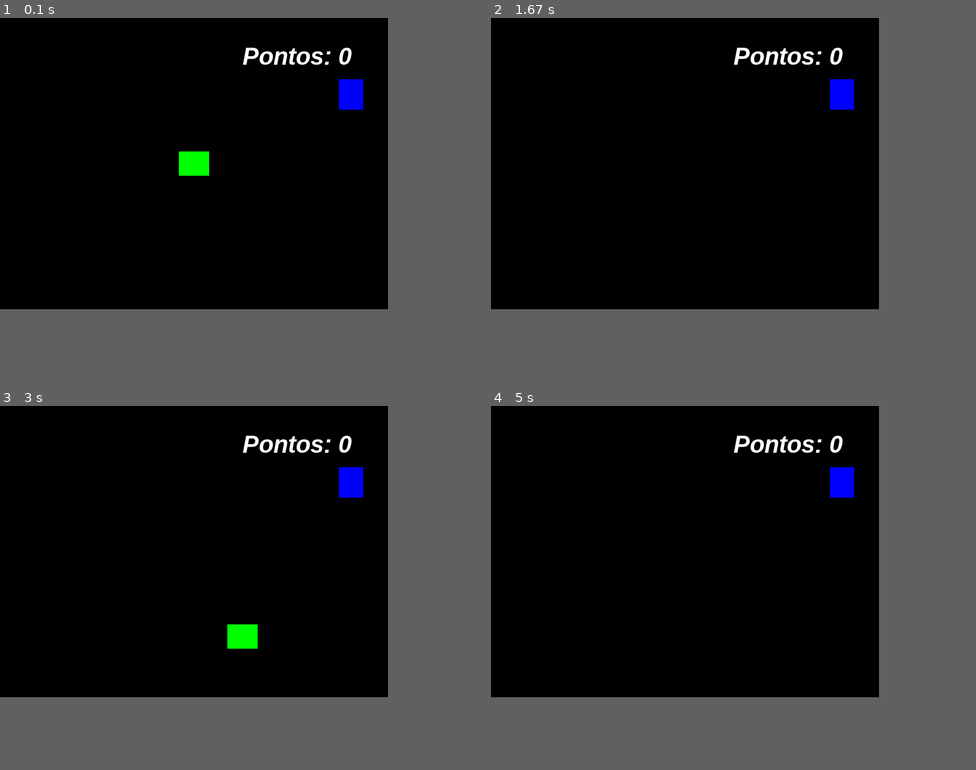
Above: before the commit, frames 1-4 (two rows, left to right).
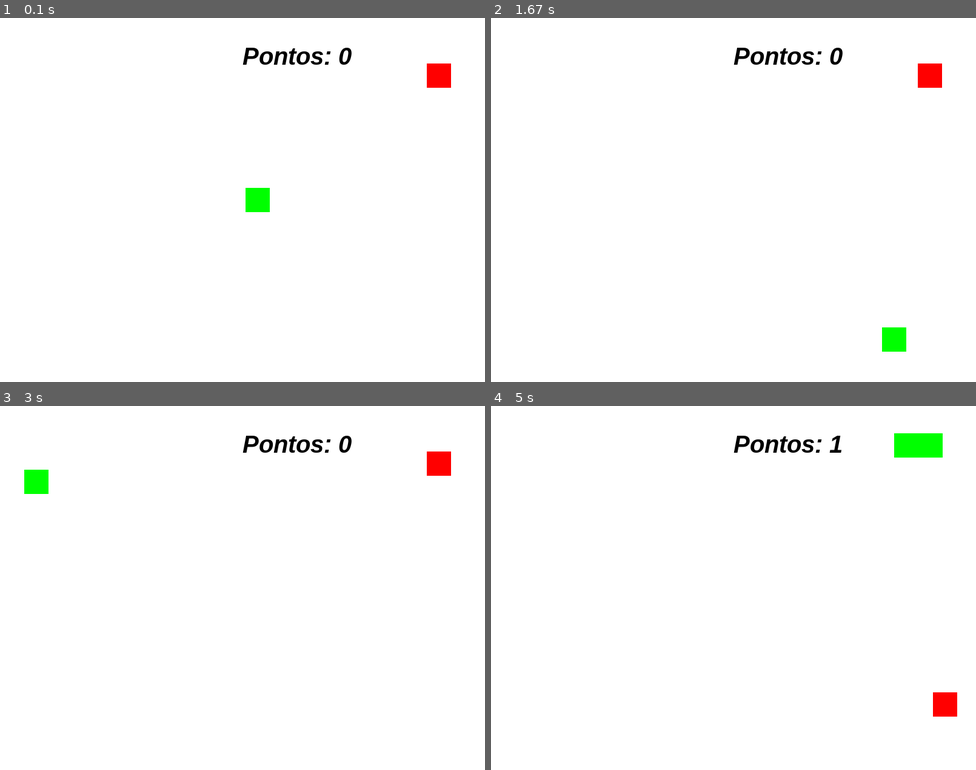
Above: after the commit, the same moments.

Repository: IvanMeirellesGit/Pygame
Game: pygame game, started from game.py
Same seed, same stepped clock (60 frames per second), same inputs: the game is played once before the commit and once after it.
Inputs:
- Up to frame 1 (0.1 s): no input
- Up to frame 2 (1.67 s): hold A 0.33-0.87 s; hold S 0.9-1.2 s
- Up to frame 3 (3 s): hold W 1.67-2.03 s; hold D 2.07-2.7 s; hold S from 2.73 s (still down)
- Up to frame 4 (5 s): release S at 3.1 s; hold A 3.13-3.6 s; hold D 3.63-4.1 s; hold W 4.13-4.43 s; hold D 4.47-4.93 s; hold A from 4.97 s (still down)
In our replay, the window is 640x480 before the commit and 800x600 after it. These sizes can differ from the game's own. Grey fills any space a smaller window leaves; there, only what the larger window draws over its background counts as a difference.

The runs differ from the first frame. In frame 1, 64% of the frame differs, in the area x 0-93%, y 0-80%; in frame 2, 65%; in frame 3, 64%; in frame 4, 65%, in the area x 0-97%, y 0-86%.

Commit message:
Update game.py

Diff:
--- a/game.py
+++ b/game.py
@@ -5,14 +5,27 @@
 
 pygame.init()
 
-largura = 640
-altura = 480
+pygame.mixer.music.set_volume(0.85)
+pygame.mixer.music.load('assets/music/BoxCat Games - CPU Talk.mp3')
+pygame.mixer.music.play(-1)
+barulho_colisao = pygame.mixer.Sound('assets/music/smw_coin.wav')
+barulho_colisao.set_volume(1)
+
+largura = 800
+altura = 600
+
 altura_objeto = 40
-largura_objeto = 50
-x = largura / 2 - largura_objeto / 2
-y = altura / 2 - altura_objeto / 2
-x_azul = randint(40, 600)
-y_azul = randint(50, 430)
+largura_objeto = 40
+
+x_cobra = largura / 2 - largura_objeto / 2
+y_cobra = altura / 2 - altura_objeto / 2
+
+x_controle = 5
+y_controle = 0
+velocidade = 5
+
+x_maca = randint(0, largura - 40)
+y_maca = randint(0, altura - 40)
 
 tela = pygame.display.set_mode((largura, altura), HWSURFACE | DOUBLEBUF)
 fonte = pygame.font.SysFont('arial', 40, True, True)
@@ -20,42 +33,129 @@
 pygame.display.set_caption('Game Test')
 clock = pygame.time.Clock()
 
+lista_cobra = []
+comprimento_inicial = 0
+
+morreu = False
+
+def aumenta_cobra(lista_cobra):
+    for XeY in lista_cobra:
+        #XeY = [x , y]
+        #XeY[0] = x
+        #XeY[1] = y
+
+        pygame.draw.rect(tela, (0,255,0), (XeY[0], XeY[1], altura_objeto, largura_objeto))
+
+def reiniciar_jogo():
+    global pontos,\
+        comprimento_inicial,\
+        x_cobra,\
+        y_cobra,\
+        x_maca,\
+        y_maca,\
+        lista_cobra,\
+        lista_cabeca,\
+        morreu
+    pontos = 0
+    comprimento_inicial = 0
+    x_cobra = largura / 2 - largura_objeto / 2
+    y_cobra = altura / 2 - altura_objeto / 2
+    x_maca = randint(40, largura - 40)
+    y_maca = randint(50, altura - 40)
+    lista_cobra = []
+    lista_cabeca = []
+    morreu = False
+
+
+
 while True:
-    clock.tick(40)
-    tela.fill((0, 0, 0))
+    clock.tick(60)
+    tela.fill((255, 255, 255))
     mensagem = f'Pontos: {pontos}'
-    texto_formatado = fonte.render(mensagem, True, (255,255,255))
+    texto_formatado = fonte.render(mensagem, True, (0, 0, 0))
 
     for event in pygame.event.get():
-        if event.type == pygame.QUIT:
+        if event.type == QUIT:
             pygame.quit()
             exit()
-        '''
         if event.type == KEYDOWN:
             if event.key == K_a:
-                x = x - 20
+                if x_controle == velocidade:
+                    pass
+                else:
+                    x_controle = -velocidade
+                    y_controle = 0
             if event.key == K_d:
-                x = x + 20
+                if x_controle == -velocidade:
+                    pass
+                else:
+                    x_controle = velocidade
+                    y_controle = 0
             if event.key == K_w:
-                y = y - 20
+                if y_controle == velocidade:
+                    pass
+                else:
+                    y_controle = -velocidade
+                    x_controle = 0
             if event.key == K_s:
-                y = y + 20
-        '''
-    if pygame.key.get_pressed()[K_a]:
-        x = x - 20
-    if pygame.key.get_pressed()[K_d]:
-        x = x + 20
-    if pygame.key.get_pressed()[K_w]:
-        y = y - 20
-    if pygame.key.get_pressed()[K_s]:
-        y = y + 20
+                if y_controle == -velocidade:
+                    pass
+                else:
+                    y_controle = velocidade
+                    x_controle = 0
 
-    ret_verde = pygame.draw.rect(tela, (0, 255, 0), (x, y, largura_objeto, altura_objeto))
-    ret_azul = pygame.draw.rect(tela, (0, 0, 255), (x_azul, y_azul, 40, 50))
+    x_cobra = x_cobra + x_controle
+    y_cobra = y_cobra + y_controle
 
-    if ret_verde.colliderect(ret_azul):
-        x_azul = randint(40, 600)
-        y_azul = randint(50, 430)
+    cobra = pygame.draw.rect(tela, (0, 255, 0), (x_cobra, y_cobra, largura_objeto, altura_objeto))
+    maca = pygame.draw.rect(tela, (255, 0, 0), (x_maca, y_maca, largura_objeto, altura_objeto))
+
+    if cobra.colliderect(maca):
+        x_maca = randint(40, largura - 40)
+        y_maca = randint(50, altura - 40)
         pontos = pontos + 1
+        barulho_colisao.play()
+        comprimento_inicial = comprimento_inicial + 10
+
+    lista_cabeca = []
+    lista_cabeca.append(x_cobra)
+    lista_cabeca.append(y_cobra)
+    lista_cobra.append(lista_cabeca)
+
+    if lista_cobra.count(lista_cabeca) > 1:
+        fonte2 = pygame.font.SysFont('arial', 20, True)
+        mensagem = 'Game over! Pressione a tecla: R para jogar novamente'
+        texto_formatado = fonte2.render(mensagem,True, (0,0,0))
+        ret_texto = texto_formatado.get_rect()
+
+        morreu = True
+        while morreu:
+            tela.fill((255,255,255))
+            for event in pygame.event.get():
+                if event.type == QUIT:
+                    pygame.quit()
+                    exit()
+                if event.type == KEYDOWN:
+                    if event.key == K_r:
+                        reiniciar_jogo()
+
+            ret_texto.center = (largura//2, altura//2)
+            tela.blit(texto_formatado, ret_texto)
+            pygame.display.update()
+
+    if x_cobra > largura:
+        x_cobra = 0
+    if x_cobra < 0:
+        x_cobra = largura
+    if y_cobra > altura:
+        y_cobra = 0
+    if y_cobra < 0:
+        y_cobra = altura
+
+    if len(lista_cobra) > comprimento_inicial:
+        del lista_cobra[0]
+
+    aumenta_cobra(lista_cobra)
+
     tela.blit(texto_formatado, (400, 40))
     pygame.display.update()
